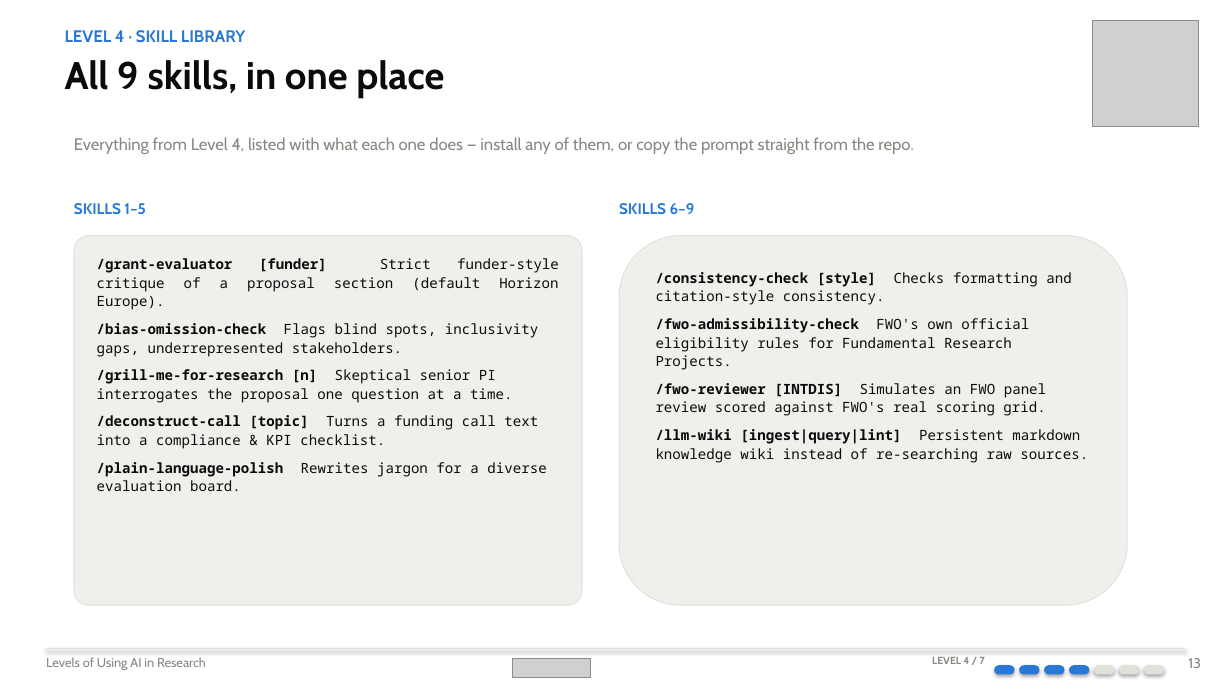
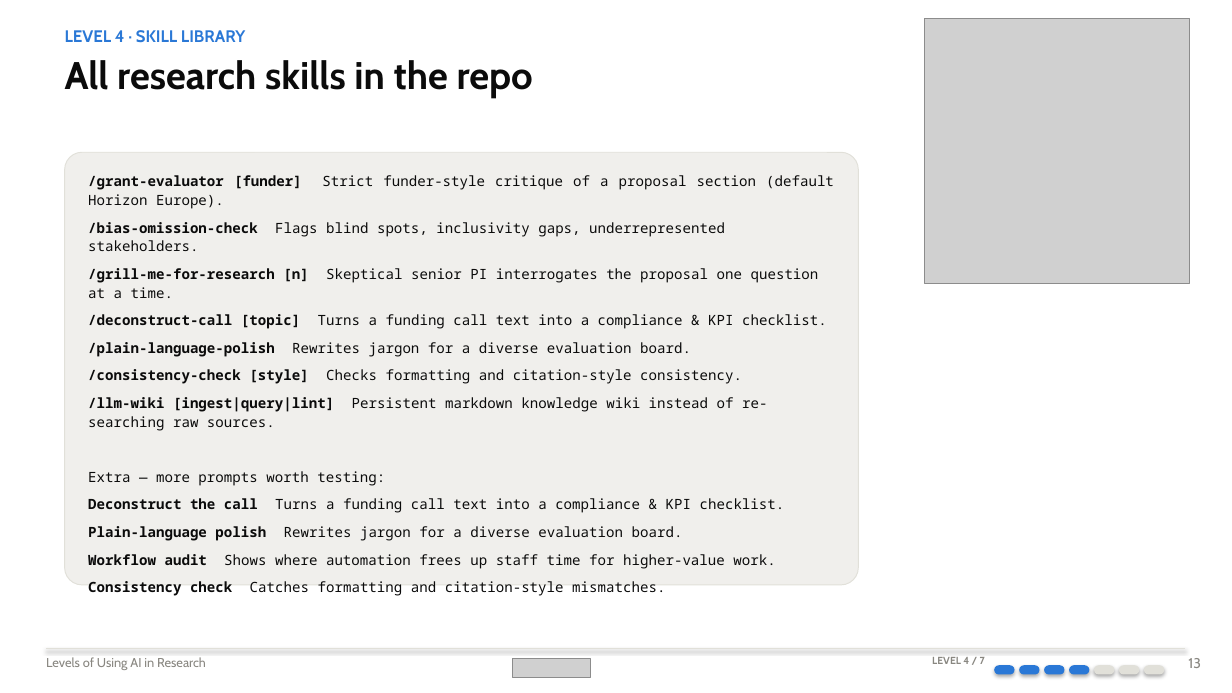
Before and after one commit to Aptamer1/ai-research-day-08092026, a slide deck: slide 13 of Levels of Using AI in Research.pptx. Drawn at 1232x693 pixels with LibreOffice and Linux fonts; fonts in the diff are those of the drawing; grey boxes stand for pictures; background and template pictures are left out. Boxes give left, top, right and bottom in pixels: in the first picture for what was removed or moved away, otherwise in the second. Text is boxed around its words. In the diff, an @@ line names an element or a change of style, - is before the commit and + after.

Commit message:
Rework slide 12 into an FWO knowledge-base-to-skill schematic
Slide 12 now shows the pipeline behind the two FWO skills (raw sources
-> llm-wiki extraction -> packaged skill -> pressure-tested proposal),
tying Levels 2-4 together on one real funder. The "more prompts worth
testing" cards that used to live here move to slide 13's Extra section,
replacing the old FWO extra entries.

```diff
--- a/Levels of Using AI in Research.pptx
+++ b/Levels of Using AI in Research.pptx
@@ picture resized from (x1=1092, y1=20, x2=1199, y2=127) to (x1=925, y1=18, x2=1190, y2=284) @@
@@ text at (x1=65, y1=60, x2=533, y2=98): text changed @@
-All 9 skills, in one place
+All research skills in the repo
@@ text removed at (x1=74, y1=137, x2=913, y2=154) @@
-Everything from Level 4, listed with what each one does — install any of them, or copy the prompt straight from the repo.
@@ rounded rectangle "/grant-evaluator [funder] Strict funder-style critique ..." resized from (x1=74, y1=236, x2=582, y2=605) to (x1=65, y1=152, x2=859, y2=585) @@
@@ text removed at (x1=74, y1=203, x2=146, y2=214) @@
-SKILLS 1–5
@@ text removed at (x1=619, y1=203, x2=695, y2=214) @@
-SKILLS 6–9
@@ rounded rectangle removed at (x1=619, y1=236, x2=1128, y2=605) @@
-/consistency-check [style] Checks formatting and citation-style consistency.
-/fwo-admissibility-check FWO's own official eligibility rules for Fundamental Research Projects.
-/fwo-reviewer [INTDIS] Simulates an FWO panel review scored against FWO's real scoring grid.
-/llm-wiki [ingest|query|lint] Persistent markdown knowledge wiki instead of re-searching raw sources.
@@ text in rounded rectangle at (x1=88, y1=369, x2=785, y2=596): paragraphs added @@
+/consistency-check [style] Checks formatting and citation-style consistency.
+/llm-wiki [ingest|query|lint] Persistent markdown knowledge wiki instead of re-searching raw sources.
+Extra — more prompts worth testing:
+Deconstruct the call Turns a funding call text into a compliance & KPI checklist.
+Plain-language polish Rewrites jargon for a diverse evaluation board.
+Workflow audit Shows where automation frees up staff time for higher-value work.
+Consistency check Catches formatting and citation-style mismatches.
```
Also in this commit, not shown: 5 other slides changed.
